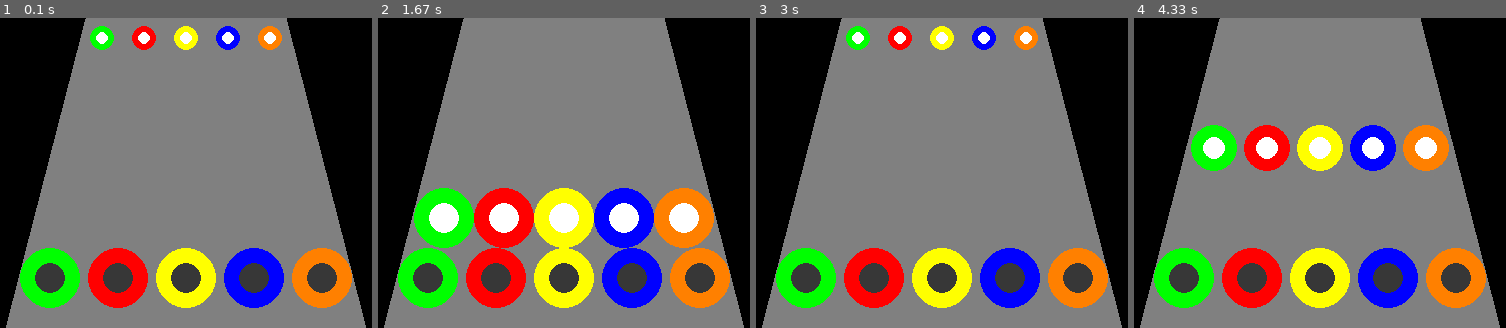
Above: before the commit, frames 1-4 (left to right).
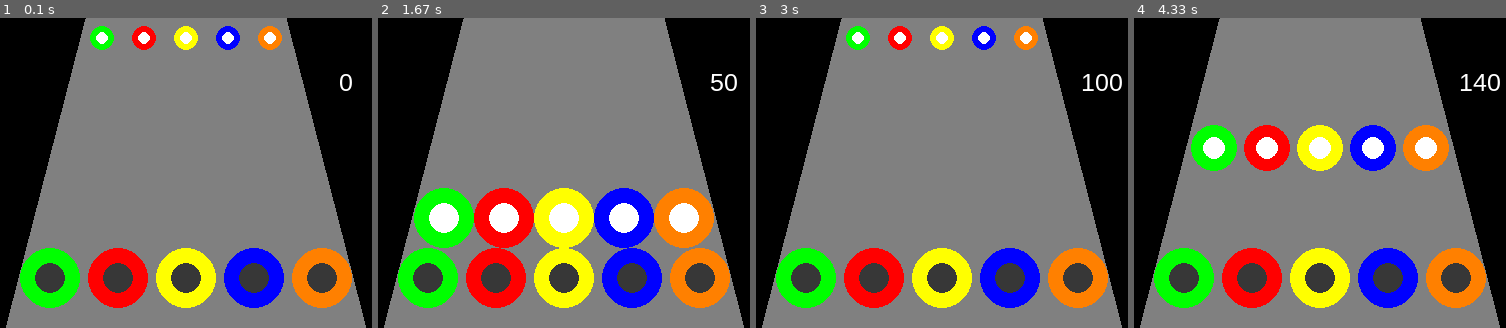
Above: after the commit, the same moments.

Repository: romulofff/gym-hero
Game: pygame game, started from src/gh_pygame.py
Same seed, same stepped clock (60 frames per second), same inputs: the game is played once before the commit and once after it.
Inputs:
- Up to frame 1 (0.1 s): no input
- Up to frame 2 (1.67 s): tap A at 0.33, 0.67, 1.07, 1.37, 1.57 s
- Up to frame 3 (3 s): tap A at 1.9, 2.2, 2.4, 2.7, 2.97 s
- Up to frame 4 (4.33 s): tap A at 3.3, 3.6, 3.73, 4.13 s

The runs differ from the first frame. In frame 1, 0.1% of the frame differs, in the area x 91-95%, y 18-24%; in frame 2, 0.2%; in frame 3, 0.3%, in the area x 87-99%, y 18-24%; in frame 4, 0.3%.

Commit message:
Now it has score points [WIP]

Diff:
--- a/src/gh_pygame.py
+++ b/src/gh_pygame.py
@@ -62,7 +62,7 @@
     draw.circle(screen, (55, 55, 55), (336, 260), 15)
 
 
-def handle_event(event_obj):
+def handle_event(event_obj, score):
     """ Handles an event """
     if event_obj.type == pygame.KEYDOWN:
         # print(event_obj)
@@ -70,24 +70,46 @@
             quit()
 
         if event_obj.unicode == 'a':
-            action = ''
-    return 'action'
+            return update_score(score)
+    return score
+
+def update_score(score):
+    """ Increases score points by 10 """
+    print("Pontuação antes: {}".format(score))
+    score += 10
+    print("Pontuação depois: {}".format(score))
+    return score
+
+
+font_name = pygame.font.match_font('arial')
+def draw_score(screen, score_points, size):
+    """ Draws score points on the screen """
+    _x = 360
+    _y = 50
+    font = pygame.font.Font(font_name, size)
+    text_surface = font.render(score_points, True, white)
+    text_rect = text_surface.get_rect()
+    text_rect.midtop = (_x, _y)
+    screen.blit(text_surface, text_rect)
 
 
 if __name__ == "__main__":
     white = (255, 255, 255)
 
+    SCORE = 0
+
     # Game Loop
     while not DONE:
         for event in pygame.event.get():
-            handle_event(event)
+
+            SCORE = handle_event(event, SCORE)
             if event.type == pygame.QUIT:
                 DONE = True
 
         screen.fill((0, 0, 0))
 
         draw.polygon(screen, line_color, polygon_points)  # Path for the notes
-
+        draw_score(screen, str(SCORE), 25)
         draw_note_target()
         # Outer (colored) Circle
         draw.circle(screen, (0, 255, 0), (x[0], Y), radius)
